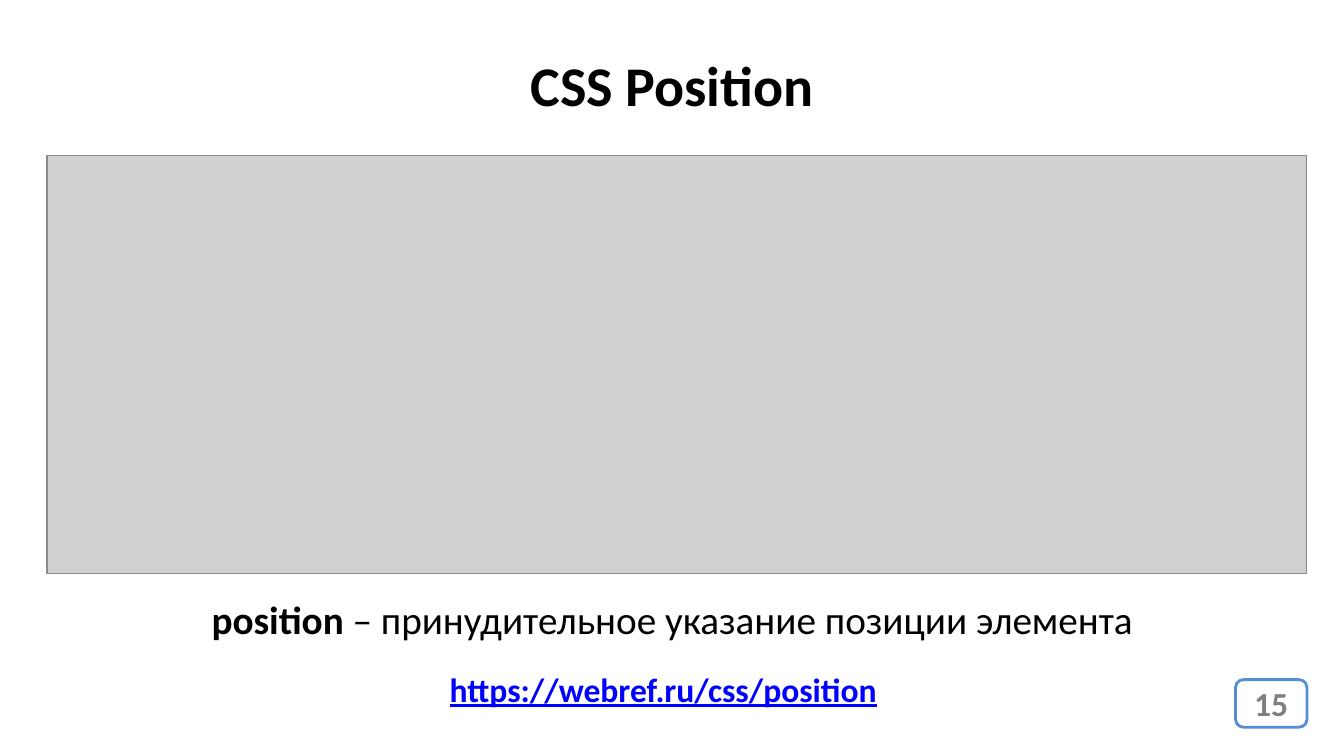
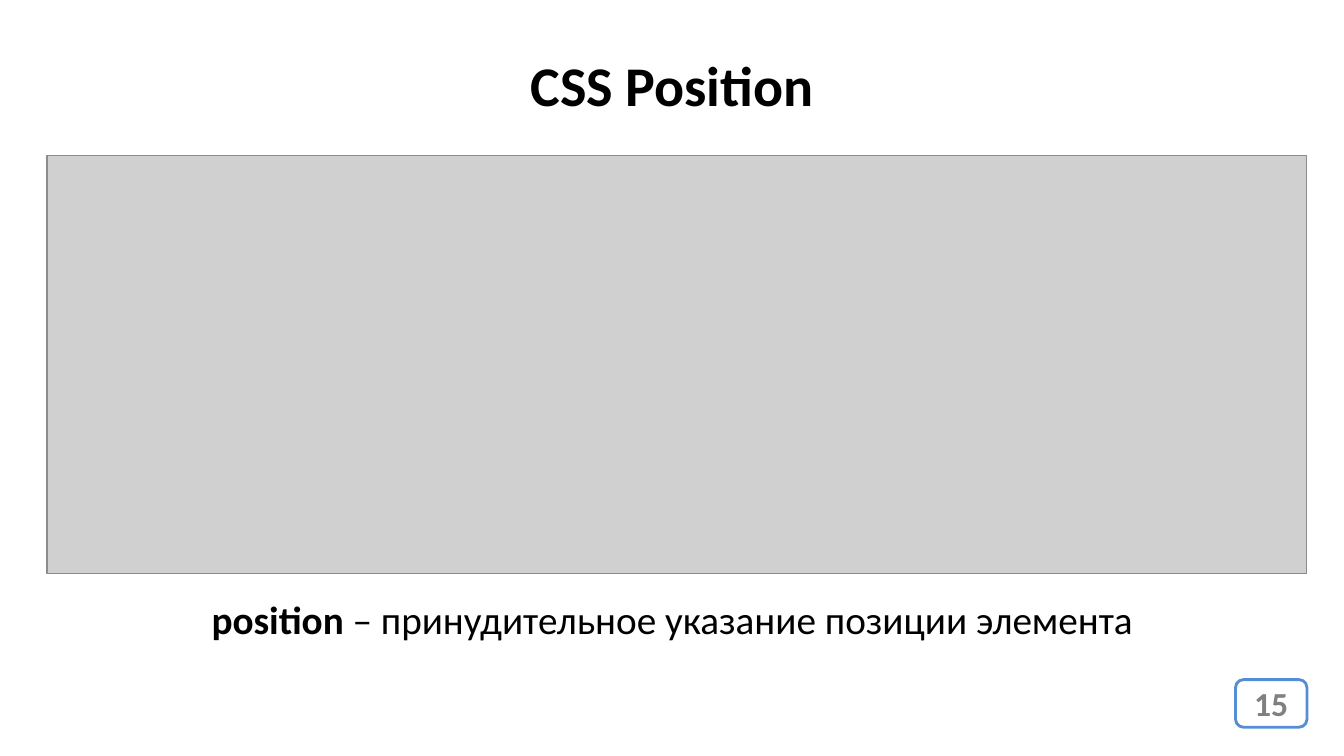
Before and after one commit to web44-ortdnipro/lesson08, a slide deck: slide 15 of lesson08.pptx. Drawn at 1344x756 pixels with LibreOffice and Linux fonts; fonts in the diff are those of the drawing; grey boxes stand for pictures. Boxes give left, top, right and bottom in pixels: in the first picture for what was removed or moved away, otherwise in the second. Text is boxed around its words. In the diff, an @@ line names an element or a change of style, - is before the commit and + after.

```diff
--- a/lesson08.pptx
+++ b/lesson08.pptx
@@ text removed at [450, 678, 877, 708] @@
-https://webref.ru/css/position
```
Also in this commit, not shown: 5 other slides changed, 1 other file.
